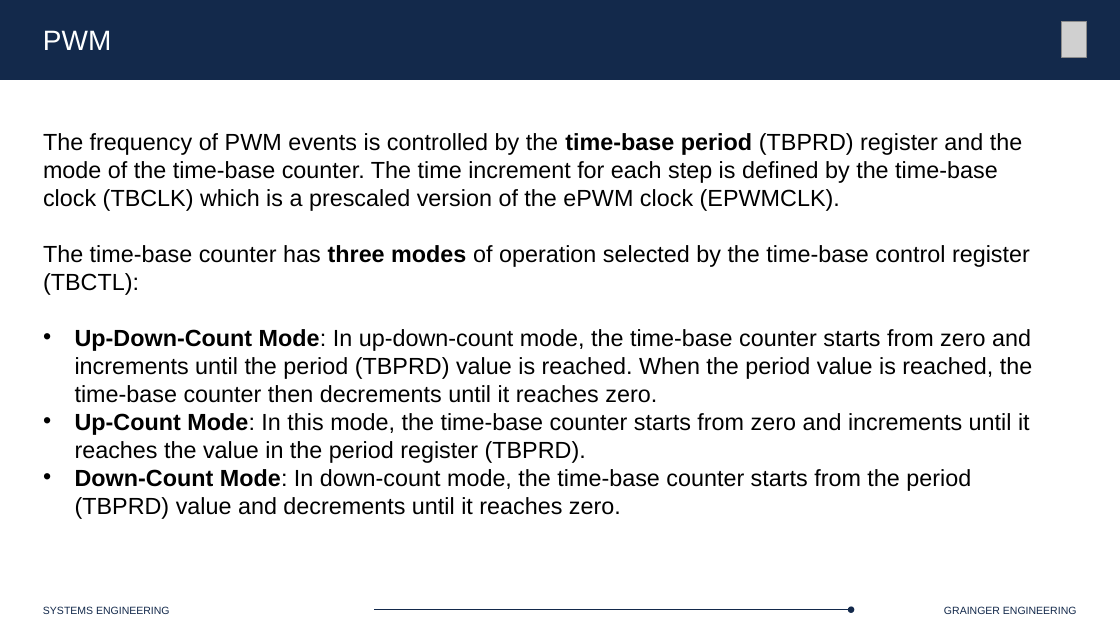
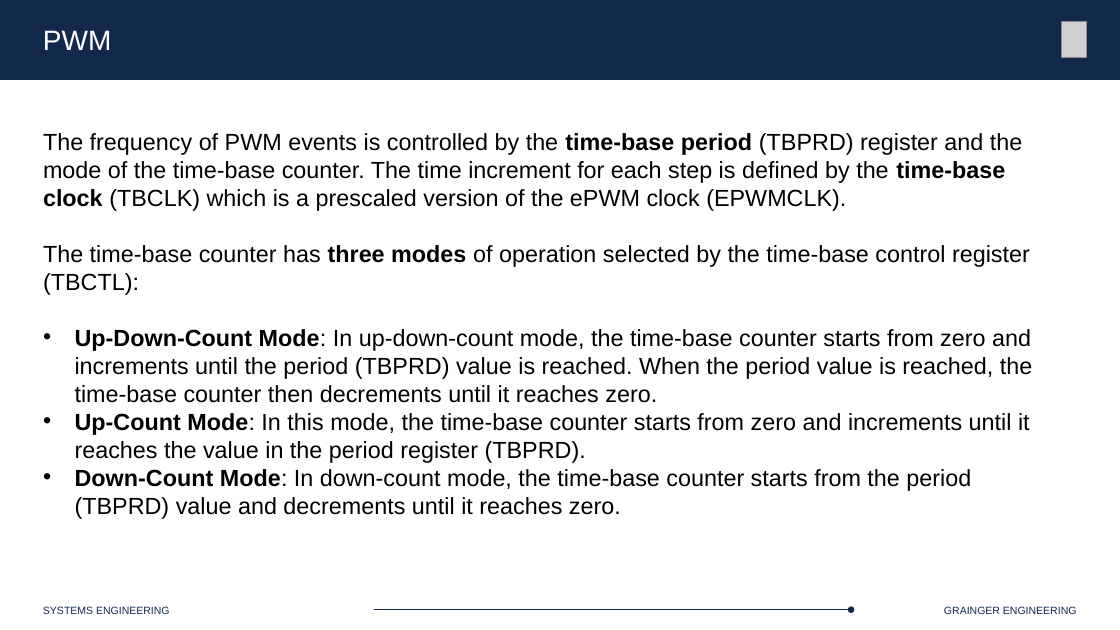
Before and after one commit to Marius-Juston/SE-423---Class-Material, a slide deck: slide 56 of Lectures/Slides/L6.pptx. Drawn at 1120x630 pixels with LibreOffice and Linux fonts; fonts in the diff are those of the drawing; grey boxes stand for pictures. Boxes give left, top, right and bottom in pixels: in the first picture for what was removed or moved away, otherwise in the second. Text is boxed around its words. In the diff, an @@ line names an element or a change of style, - is before the commit and + after.

Commit message:
finished PWM?

```diff
--- a/Lectures/Slides/L6.pptx
+++ b/Lectures/Slides/L6.pptx
@@ text at bbox=[43, 133, 1022, 211]: bold on in "time-base clock" @@
```
Also in this commit, not shown: 2 slides added.
